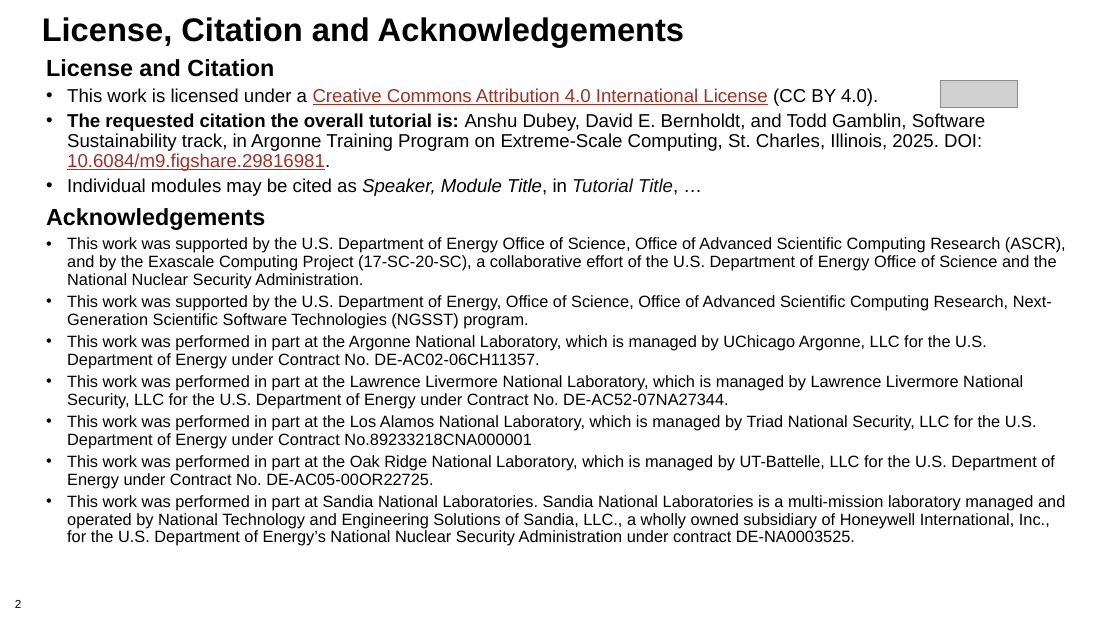
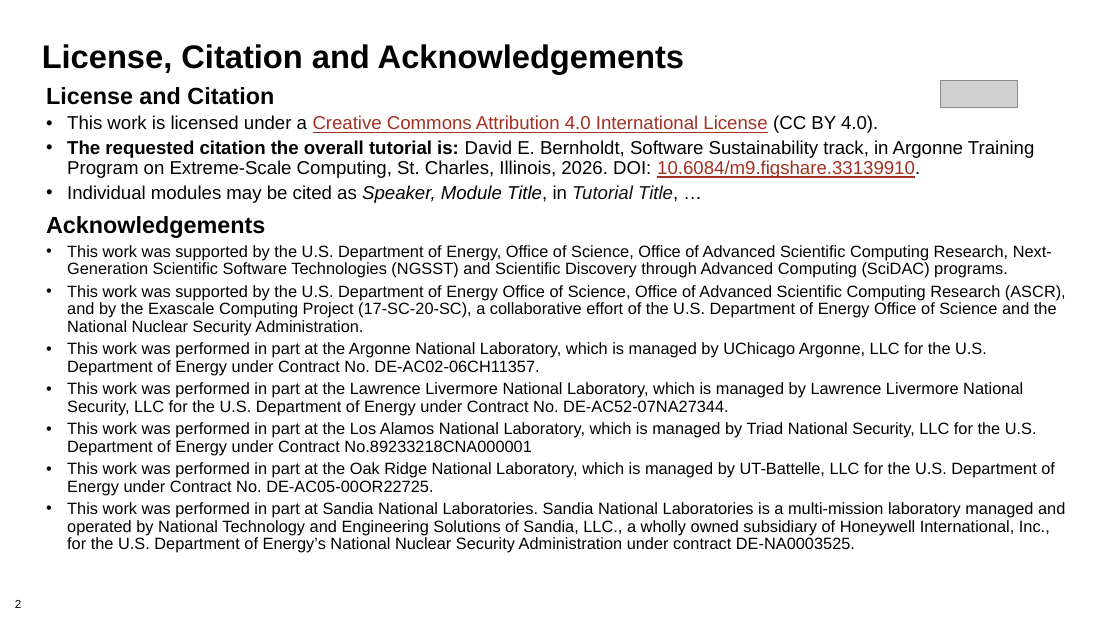
Before and after one commit to bssw-tutorial/presentations, a slide deck: slide 2 of refactoring.pptx. Drawn at 1120x630 pixels with LibreOffice and Linux fonts; fonts in the diff are those of the drawing; grey boxes stand for pictures. Boxes give left, top, right and bottom in pixels: in the first picture for what was removed or moved away, otherwise in the second. Text is boxed around its words. In the diff, an @@ line names an element or a change of style, - is before the commit and + after.

```diff
--- a/refactoring.pptx
+++ b/refactoring.pptx
@@ title "License, Citation and Acknowledgements": place and size @@
-title "License, Citation and Acknowledgements" at (42,17,684,47)
+title "License, Citation and Acknowledgements" at (42,44,684,74)
@@ text "License and Citation": place and size @@
-text "License and Citation" at (46,59,1066,546)
+text "License and Citation" at (46,87,1066,553)
@@ text at (67,140,1035,178): text changed @@
-• The requested citation the overall tutorial is: Anshu Dubey, David E. Bernholdt, and Todd Gamblin, Software Sustainability track, in Argonne Training Program on Extreme-Scale Computing, St. Charles, Illinois, 2025. DOI: 10.6084/m9.figshare.29816981.
+• The requested citation the overall tutorial is: David E. Bernholdt, Software Sustainability track, in Argonne Training Program on Extreme-Scale Computing, St. Charles, Illinois, 2026. DOI: 10.6084/m9.figshare.33139910.
@@ text at (67,245,1052,278): paragraph added @@
+• This work was supported by the U.S. Department of Energy, Office of Science, Office of Advanced Scientific Computing Research, Next-Generation Scientific Software Technologies (NGSST) and Scientific Discovery through Advanced Computing (SciDAC) programs.
@@ text at (67,295,1052,328): paragraph removed @@
-• This work was supported by the U.S. Department of Energy, Office of Science, Office of Advanced Scientific Computing Research, Next-Generation Scientific Software Technologies (NGSST) program.
```
Also in this commit, not shown: 5 other slides changed.
